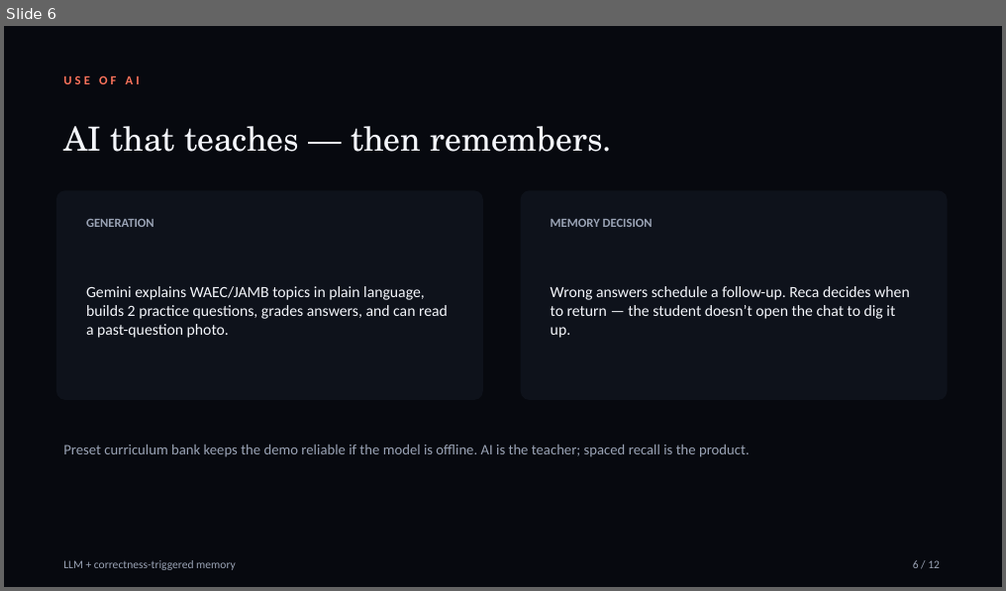
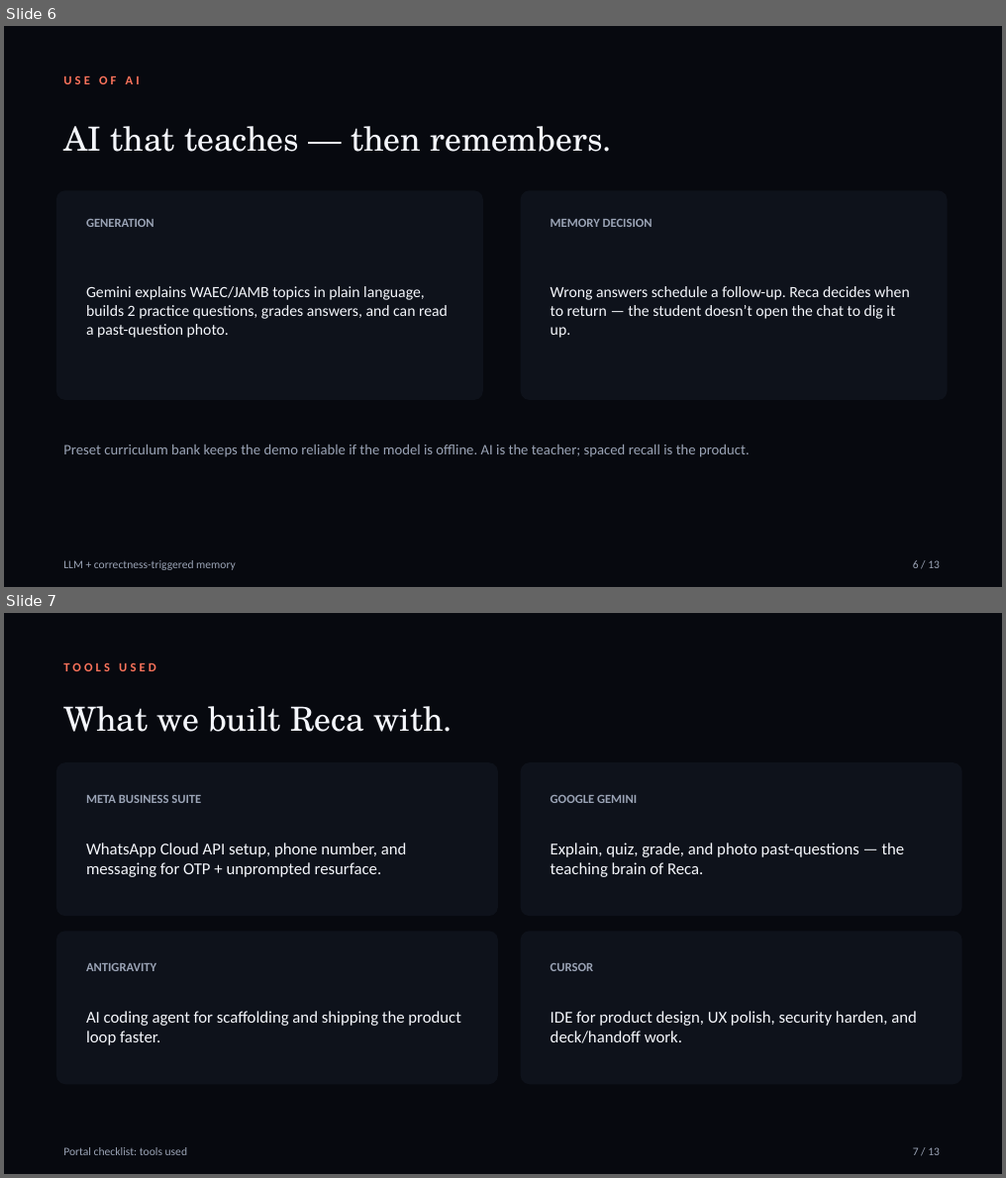
Before and after one commit to Misterhoye10/Techfest, a slide deck: docs/reca/pitch/Reca-Pitch-Deck.pptx. Shown one above the other, each under a label of ours: slide 6 before the commit, slides 6 and 7 after it. The pictures are 1006x591 and 1006x1178 pixels, drawn with LibreOffice and Linux fonts; fonts in the diff are those of the drawing. Boxes give left, top, right and bottom in pixels: in the first picture for what was removed or moved away, otherwise in the second. Text is boxed around its words. In the diff, an @@ line names an element or a change of style, - is before the commit and + after.

```diff
--- a/docs/reca/pitch/Reca-Pitch-Deck.pptx
+++ b/docs/reca/pitch/Reca-Pitch-Deck.pptx
@@ slide 7 added at box(4, 613, 1002, 1174), background #FFFFFF @@
@@ rectangle added at box(4, 613, 1002, 1174), fill #07090F @@
@@ text added at box(63, 663, 156, 671), 12 pt, text #FB735B, bold @@
+TOOLS USED
@@ text added at box(63, 706, 453, 732), 32 pt, text #F4F6FB @@
+What we built Reca with.
@@ rounded rectangle added at box(56, 762, 498, 916), fill #0E121B @@
@@ rounded rectangle added at box(521, 762, 962, 916), fill #0E121B @@
@@ text added at box(86, 795, 201, 803), 12 pt, text #9AA3B5, bold @@
+META BUSINESS SUITE
@@ text added at box(550, 795, 637, 803), 12 pt, text #9AA3B5, bold @@
+GOOGLE GEMINI
@@ text added at box(86, 843, 407, 877), 16 pt, text #F4F6FB @@
+WhatsApp Cloud API setup, phone number, and messaging for OTP + unprompted resurface.
@@ text added at box(550, 843, 905, 877), 16 pt, text #F4F6FB @@
+Explain, quiz, grade, and photo past-questions — the teaching brain of Reca.
@@ rounded rectangle added at box(56, 931, 498, 1084), fill #0E121B @@
@@ rounded rectangle added at box(521, 931, 962, 1084), fill #0E121B @@
@@ text added at box(86, 963, 156, 971), 12 pt, text #9AA3B5, bold @@
+ANTIGRAVITY
@@ text added at box(550, 963, 593, 971), 12 pt, text #9AA3B5, bold @@
+CURSOR
@@ text added at box(86, 1011, 460, 1046), 16 pt, text #F4F6FB @@
+AI coding agent for scaffolding and shipping the product loop faster.
@@ text added at box(550, 1011, 917, 1044), 16 pt, text #F4F6FB @@
+IDE for product design, UX polish, security harden, and deck/handoff work.
@@ text added at box(63, 1148, 187, 1156), 11 pt, text #9AA3B5 @@
+Portal checklist: tools used
@@ text added at box(913, 1148, 940, 1156), 11 pt, text #9AA3B5 @@
+7 / 13
```
Also in this commit, not shown: 11 other slides changed, 4 other files.
